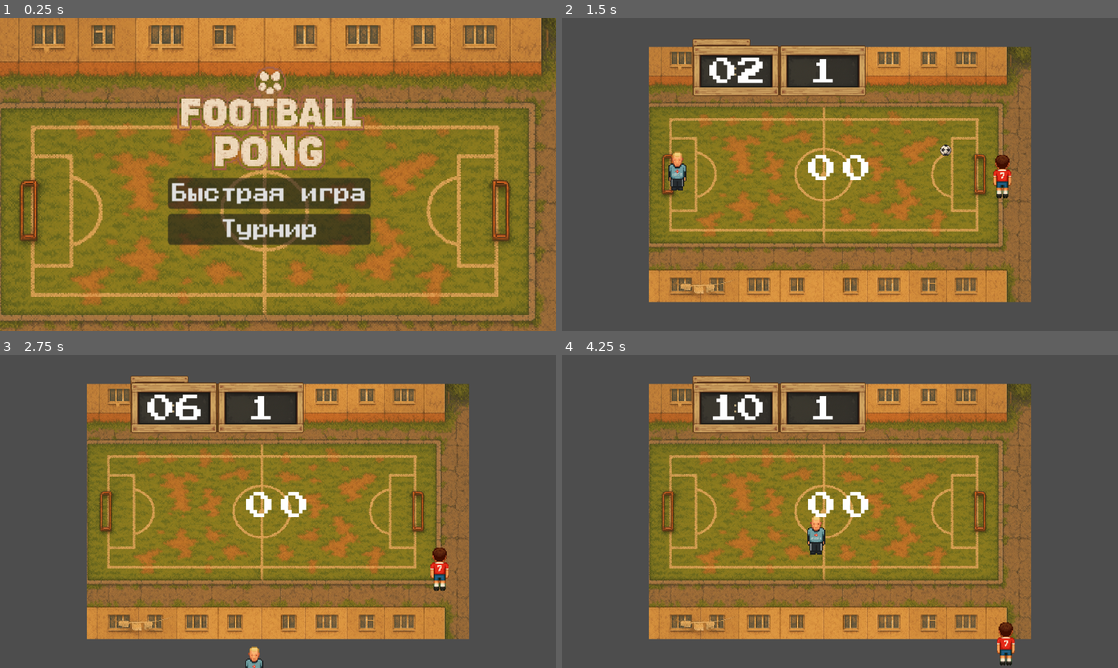
Above: before the commit, frames 1-4 (two rows, left to right).
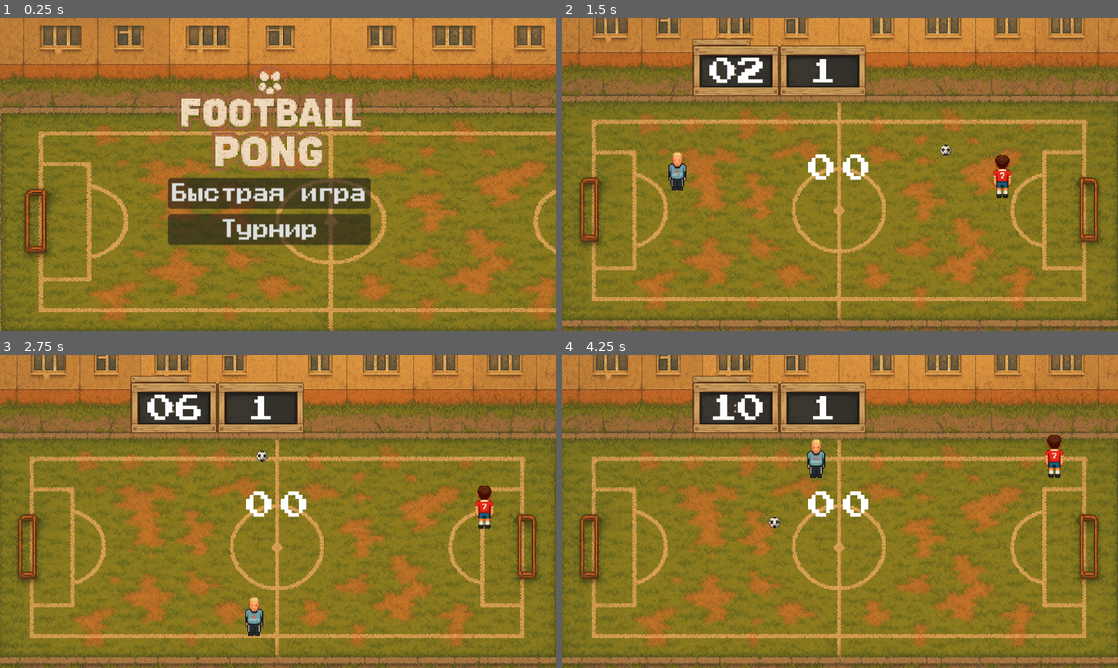
Above: after the commit, the same moments.

Repository: supervi5w4/footballpong
Game: Godot game, scene res://scenes/menu.tscn
The game is run twice, just before and just after one commit, with the same random seed, the same clock (stepped at 60 frames per second) and the same inputs.
Inputs:
- Up to frame 1 (0.25 s): no input
- Up to frame 2 (1.5 s): click "Быстрая игра" at 0.5 s; tap Enter (ui_accept) at 1.25 s; hold Right (ui_right) from 1.28 s (still down); tap R at 1.35 s
- Up to frame 3 (2.75 s): tap Enter (ui_accept) at 1.52, 2.27 s; release Right (ui_right) at 2.03 s; hold Down (ui_down) from 2.03 s (still down); tap I at 2.1 s
- Up to frame 4 (4.25 s): release Down (ui_down) at 2.78 s; hold Right (ui_right) 2.78-3.53 s; tap R at 2.85 s; hold Up (ui_up) from 3.53 s (still down); tap I at 3.6 s; tap Enter (ui_accept) at 3.77 s

The runs differ from the first frame. In frame 1, 42% of the frame differs, in the area x 0-100%, y 0-100%; in frame 2, 71%; in frame 3, 72%; in frame 4, 72%.

Commit message:
Add files via upload

Diff:
--- a/scenes/field_controller.gd
+++ b/scenes/field_controller.gd
@@ -28,14 +28,14 @@
 func _ready() -> void:
 	# Ждем один кадр, чтобы viewport был инициализирован
 	await get_tree().process_frame
-	_calculate_field_scale()
+	#_calculate_field_scale()
 
 func set_field_sprite(sprite: Sprite2D) -> void:
 	"""Устанавливает спрайт поля для управления"""
 	field_sprite = sprite
 	if field_sprite and field_sprite.texture:
 		_field_texture_size = field_sprite.texture.get_size()
-		_calculate_field_scale()
+		#_calculate_field_scale()
 
 func _notification(what: int) -> void:
 	"""Обработка системных уведомлений"""
--- a/scenes/game.gd
+++ b/scenes/game.gd
@@ -36,6 +36,16 @@
 const BASE_AI_PADDLE_POS := Vector2(1486, 529)
 
 # --- Узлы сцены ---
+#@onready var ball: RigidBody2D = $CanvasLayer/Ball
+#@onready var player_paddle: CharacterBody2D = $CanvasLayer/PlayerPaddle
+#@onready var ai_paddle: CharacterBody2D = $CanvasLayer/AiPaddle
+#@onready var field: Sprite2D = $CanvasLayer/Field
+#@onready var walls: Node2D = $CanvasLayer/Walls
+#@onready var goal_area_right: Area2D = $CanvasLayer/GoalAreaRight
+#@onready var goal_area_left: Area2D = $CanvasLayer/GoalAreaLeft
+#@onready var spawn_point: Marker2D = $CanvasLayer/SpawnPoint
+#@onready var field_controller: FieldController = $CanvasLayer/FieldController
+
 @onready var ball: RigidBody2D = $Ball
 @onready var player_paddle: CharacterBody2D = $PlayerPaddle
 @onready var ai_paddle: CharacterBody2D = $AiPaddle
@@ -56,6 +66,7 @@
 var _scale_factor: Vector2 = Vector2.ONE
 
 func _ready() -> void:
+	$Camera2D.make_current()
 	# Ждем один кадр для инициализации viewport
 	await get_tree().process_frame
 
@@ -65,11 +76,11 @@
 		field_controller.field_scaled.connect(_on_field_scaled)
 
 	# Вычисляем размеры viewport и масштаб
-	_calculate_viewport_scale()
+	#_calculate_viewport_scale()
 
 	# Позиционируем все элементы относительно нового размера
-	_position_field_elements()
-	_position_ui_elements()
+	#_position_field_elements()
+	#_position_ui_elements()
 
 	# Сбрасываем счёт в начале игры
 	Score.reset_score()
--- a/scenes/game.tscn
+++ b/scenes/game.tscn
@@ -21,157 +21,57 @@
 size = Vector2(1939, 323)
 
 [sub_resource type="RectangleShape2D" id="RectangleShape2D_lbhrr"]
-size = Vector2(68.5, 521.5)
+size = Vector2(68.5, 693.5)
 
 [sub_resource type="RectangleShape2D" id="RectangleShape2D_iywne"]
-size = Vector2(226, 517)
+size = Vector2(74, 680)
 
 [sub_resource type="RectangleShape2D" id="RectangleShape2D_p57ef"]
 size = Vector2(40, 187)
 
 [sub_resource type="RectangleShape2D" id="RectangleShape2D_u5sy4"]
-size = Vector2(40, 201.125)
+size = Vector2(40, 269.563)
 
 [sub_resource type="RectangleShape2D" id="RectangleShape2D_gee14"]
-size = Vector2(32.25, 179.75)
+size = Vector2(32.25, 266)
 
 [sub_resource type="RectangleShape2D" id="RectangleShape2D_0tnpc"]
-size = Vector2(32.25, 184)
+size = Vector2(32.25, 201)
 
 [sub_resource type="RectangleShape2D" id="RectangleShape2D_vtaks"]
-size = Vector2(24.5, 111.564)
+size = Vector2(24.5, 197)
 
 [node name="Game" type="Node2D"]
 script = ExtResource("1_gee14")
-
-[node name="FieldController" type="Node" parent="."]
-script = ExtResource("1_field_controller")
-
-[node name="Field" type="Sprite2D" parent="."]
-position = Vector2(1075, 717)
-scale = Vector2(1.4, 1.4)
-texture = ExtResource("1_uwrxv")
-
-[node name="Ball" parent="." instance=ExtResource("2_yqjtg")]
-position = Vector2(885, 528)
-rotation = -0.523598
-can_sleep = false
-
-[node name="Walls" type="Node2D" parent="."]
-
-[node name="WallTop" type="StaticBody2D" parent="Walls"]
-physics_material_override = ExtResource("3_iywne")
-
-[node name="CollisionShape2D" type="CollisionShape2D" parent="Walls/WallTop"]
-position = Vector2(956, 132)
-shape = SubResource("RectangleShape2D_yqjtg")
-
-[node name="WallBottom" type="StaticBody2D" parent="Walls"]
-physics_material_override = ExtResource("3_iywne")
-
-[node name="CollisionShape2D" type="CollisionShape2D" parent="Walls/WallBottom"]
-position = Vector2(959.5, 954.5)
-shape = SubResource("RectangleShape2D_lnu2h")
-
-[node name="WallLeft" type="StaticBody2D" parent="Walls"]
-physics_material_override = ExtResource("3_iywne")
-
-[node name="CollisionShape2D" type="CollisionShape2D" parent="Walls/WallLeft"]
-position = Vector2(33.75, 534.25)
-shape = SubResource("RectangleShape2D_lbhrr")
-
-[node name="WallRight" type="StaticBody2D" parent="Walls"]
-physics_material_override = ExtResource("3_iywne")
-
-[node name="CollisionShape2D" type="CollisionShape2D" parent="Walls/WallRight"]
-position = Vector2(1811, 532.5)
-shape = SubResource("RectangleShape2D_iywne")
-
-[node name="WallRight2" type="StaticBody2D" parent="Walls"]
-physics_material_override = ExtResource("3_iywne")
-
-[node name="CollisionShape2D" type="CollisionShape2D" parent="Walls/WallRight2"]
-position = Vector2(1677, 700.5)
-shape = SubResource("RectangleShape2D_p57ef")
-
-[node name="WallRight3" type="StaticBody2D" parent="Walls"]
-physics_material_override = ExtResource("3_iywne")
-
-[node name="CollisionShape2D" type="CollisionShape2D" parent="Walls/WallRight3"]
-position = Vector2(1679, 356.438)
-shape = SubResource("RectangleShape2D_u5sy4")
-
-[node name="WallLeft2" type="StaticBody2D" parent="Walls"]
-physics_material_override = ExtResource("3_iywne")
-
-[node name="CollisionShape2D" type="CollisionShape2D" parent="Walls/WallLeft2"]
-position = Vector2(85.875, 367.125)
-shape = SubResource("RectangleShape2D_gee14")
-
-[node name="WallLeft3" type="StaticBody2D" parent="Walls"]
-physics_material_override = ExtResource("3_iywne")
-
-[node name="CollisionShape2D" type="CollisionShape2D" parent="Walls/WallLeft3"]
-position = Vector2(86, 699)
-shape = SubResource("RectangleShape2D_0tnpc")
-
-[node name="PlayerPaddle" parent="." instance=ExtResource("4_lbhrr")]
-position = Vector2(276, 531)
-
-[node name="AiPaddle" parent="." instance=ExtResource("5_iywne")]
-position = Vector2(1486, 529)
-skill = 0.0
-behaviour_style = "defensive"
-ball_path = NodePath("../Ball")
-player_path = NodePath("../PlayerPaddle")
-
-[node name="GoalAreaRight" type="Area2D" parent="."]
-position = Vector2(1673.25, 531.5)
-script = ExtResource("6_u5sy4")
-is_right_goal = true
-
-[node name="CollisionShape2D" type="CollisionShape2D" parent="GoalAreaRight"]
-shape = SubResource("RectangleShape2D_vtaks")
-
-[node name="GoalAreaLeft" type="Area2D" parent="."]
-position = Vector2(93.3764, 532.241)
-script = ExtResource("6_u5sy4")
-
-[node name="CollisionShape2D" type="CollisionShape2D" parent="GoalAreaLeft"]
-shape = SubResource("RectangleShape2D_vtaks")
-
-[node name="GoalSound" type="AudioStreamPlayer" parent="."]
-stream = ExtResource("6_p57ef")
 
 [node name="UI" type="CanvasLayer" parent="."]
 
 [node name="ScoreboardBG" type="TextureRect" parent="UI"]
 light_mask = 4
 visibility_layer = 4
-anchors_preset = 8
-anchor_left = 0.5
-anchor_top = 0.5
-anchor_right = 0.5
-anchor_bottom = 0.5
-offset_left = -200.0
-offset_top = -50.0
-offset_right = 200.0
-offset_bottom = 50.0
+anchors_preset = -1
+anchor_left = 0.233333
+anchor_top = 0.0259259
+anchor_right = 0.34
+anchor_bottom = 0.215556
+offset_left = 312.0
+offset_top = 462.0
+offset_right = 507.2
+offset_bottom = 357.2
 grow_horizontal = 2
 grow_vertical = 2
 scale = Vector2(0.2, 0.2)
 texture = ExtResource("9_vtaks")
+metadata/_edit_use_anchors_ = true
 
 [node name="ScoreLeft" type="Label" parent="UI"]
-anchors_preset = 8
-anchor_left = 0.5
-anchor_top = 0.5
-anchor_right = 0.5
-anchor_bottom = 0.5
-offset_left = -100.0
-offset_top = -68.5
-offset_right = -20.0
-offset_bottom = 68.5
+anchors_preset = -1
+anchor_left = 0.442708
+anchor_top = 0.436574
+anchor_right = 0.494792
+anchor_bottom = 0.563426
+offset_left = 10.0
+offset_right = -10.0
 grow_horizontal = 2
 grow_vertical = 2
 theme_override_fonts/font = ExtResource("10_kvpfn")
@@ -179,20 +79,19 @@
 text = "0"
 
 [node name="ScoreRight" type="Label" parent="UI"]
-anchors_preset = 8
-anchor_left = 0.5
-anchor_top = 0.5
-anchor_right = 0.5
-anchor_bottom = 0.5
-offset_left = 20.0
-offset_top = -68.5
-offset_right = 100.0
-offset_bottom = 68.5
+anchors_preset = -1
+anchor_left = 0.505208
+anchor_top = 0.436574
+anchor_right = 0.557292
+anchor_bottom = 0.563426
+offset_left = 10.0001
+offset_right = -10.0
 grow_horizontal = 2
 grow_vertical = 2
 theme_override_fonts/font = ExtResource("10_kvpfn")
 theme_override_font_sizes/font_size = 100
 text = "0"
+metadata/_edit_use_anchors_ = true
 
 [node name="TimeScoreboard" parent="UI" instance=ExtResource("14_timer")]
 anchors_preset = 8
@@ -231,9 +130,113 @@
 offset_right = 20.0
 offset_bottom = 11.5
 
+[node name="FieldController" type="Node" parent="."]
+script = ExtResource("1_field_controller")
+
+[node name="Field" type="Sprite2D" parent="."]
+position = Vector2(1046, 663)
+scale = Vector2(1.375, 1.375)
+texture = ExtResource("1_uwrxv")
+
+[node name="Ball" parent="." instance=ExtResource("2_yqjtg")]
+position = Vector2(885, 528)
+rotation = -0.523598
+can_sleep = false
+
+[node name="Walls" type="Node2D" parent="."]
+
+[node name="WallTop" type="StaticBody2D" parent="Walls"]
+physics_material_override = ExtResource("3_iywne")
+
+[node name="CollisionShape2D" type="CollisionShape2D" parent="Walls/WallTop"]
+position = Vector2(956, 132)
+shape = SubResource("RectangleShape2D_yqjtg")
+
+[node name="WallBottom" type="StaticBody2D" parent="Walls"]
+physics_material_override = ExtResource("3_iywne")
+
+[node name="CollisionShape2D" type="CollisionShape2D" parent="Walls/WallBottom"]
+position = Vector2(967, 1133)
+shape = SubResource("RectangleShape2D_lnu2h")
+
+[node name="WallLeft" type="StaticBody2D" parent="Walls"]
+physics_material_override = ExtResource("3_iywne")
+
+[node name="CollisionShape2D" type="CollisionShape2D" parent="Walls/WallLeft"]
+position = Vector2(33.75, 620.25)
+shape = SubResource("RectangleShape2D_lbhrr")
+
+[node name="WallRight" type="StaticBody2D" parent="Walls"]
+physics_material_override = ExtResource("3_iywne")
+
+[node name="CollisionShape2D" type="CollisionShape2D" parent="Walls/WallRight"]
+position = Vector2(1887, 619)
+shape = SubResource("RectangleShape2D_iywne")
+
+[node name="WallRight2" type="StaticBody2D" parent="Walls"]
+physics_material_override = ExtResource("3_iywne")
+
+[node name="CollisionShape2D" type="CollisionShape2D" parent="Walls/WallRight2"]
+position = Vector2(1818, 866)
+shape = SubResource("RectangleShape2D_p57ef")
+
+[node name="WallRight3" type="StaticBody2D" parent="Walls"]
+physics_material_override = ExtResource("3_iywne")
+
+[node name="CollisionShape2D" type="CollisionShape2D" parent="Walls/WallRight3"]
+position = Vector2(1816, 416)
+shape = SubResource("RectangleShape2D_u5sy4")
+
+[node name="WallLeft2" type="StaticBody2D" parent="Walls"]
+physics_material_override = ExtResource("3_iywne")
+
+[node name="CollisionShape2D" type="CollisionShape2D" parent="Walls/WallLeft2"]
+position = Vector2(85.875, 413)
+shape = SubResource("RectangleShape2D_gee14")
+
+[node name="WallLeft3" type="StaticBody2D" parent="Walls"]
+physics_material_override = ExtResource("3_iywne")
+
+[node name="CollisionShape2D" type="CollisionShape2D" parent="Walls/WallLeft3"]
+position = Vector2(86, 867.5)
+shape = SubResource("RectangleShape2D_0tnpc")
+
+[node name="PlayerPaddle" parent="." instance=ExtResource("4_lbhrr")]
+position = Vector2(276, 531)
+
+[node name="AiPaddle" parent="." instance=ExtResource("5_iywne")]
+position = Vector2(1486, 529)
+skill = 0.0
+behaviour_style = "defensive"
+ball_path = NodePath("../Ball")
+player_path = NodePath("../PlayerPaddle")
+
+[node name="GoalAreaRight" type="Area2D" parent="."]
+position = Vector2(1673.25, 531.5)
+script = ExtResource("6_u5sy4")
+is_right_goal = true
+
+[node name="CollisionShape2D" type="CollisionShape2D" parent="GoalAreaRight"]
+position = Vector2(143.75, 130.5)
+shape = SubResource("RectangleShape2D_vtaks")
+
+[node name="GoalAreaLeft" type="Area2D" parent="."]
+position = Vector2(93.3764, 532.241)
+script = ExtResource("6_u5sy4")
+
+[node name="CollisionShape2D" type="CollisionShape2D" parent="GoalAreaLeft"]
+position = Vector2(-6.3764, 120.259)
+shape = SubResource("RectangleShape2D_vtaks")
+
+[node name="GoalSound" type="AudioStreamPlayer" parent="."]
+stream = ExtResource("6_p57ef")
+
 [node name="SpawnPoint" type="Marker2D" parent="."]
 position = Vector2(880, 529)
 gizmo_extents = 19.0
 
+[node name="Camera2D" type="Camera2D" parent="."]
+anchor_mode = 0
+
 [connection signal="body_entered" from="GoalAreaRight" to="GoalAreaRight" method="_on_body_entered"]
 [connection signal="body_entered" from="GoalAreaLeft" to="GoalAreaLeft" method="_on_body_entered"]
--- a/scenes/menu.tscn
+++ b/scenes/menu.tscn
@@ -15,26 +15,29 @@
 script = ExtResource("1_mhnvy")
 
 [node name="Bg" type="TextureRect" parent="."]
-layout_mode = 0
-offset_right = 1536.0
-offset_bottom = 1024.0
+layout_mode = 1
+anchors_preset = 15
+anchor_right = 1.0
+anchor_bottom = 1.0
+grow_horizontal = 2
+grow_vertical = 2
 scale = Vector2(1.3, 1.3)
 texture = ExtResource("2_mhnvy")
 
 [node name="VBoxContainer" type="VBoxContainer" parent="."]
 layout_mode = 1
-anchors_preset = 8
-anchor_left = 0.5
-anchor_top = 0.5
-anchor_right = 0.5
-anchor_bottom = 0.5
-offset_left = -380.0
-offset_top = 12.0
-offset_right = -180.0
-offset_bottom = 64.0
+anchors_preset = -1
+anchor_left = 0.302083
+anchor_top = 0.511111
+anchor_right = 0.666667
+anchor_bottom = 0.724744
+offset_top = -6.10352e-05
+offset_right = -500.0
+offset_bottom = -178.724
 grow_horizontal = 2
 grow_vertical = 2
 scale = Vector2(3.5, 4.437)
+metadata/_edit_use_anchors_ = true
 
 [node name="PlayBtn" type="Button" parent="VBoxContainer"]
 unique_name_in_owner = true
@@ -51,17 +54,16 @@
 [node name="menu_logo" type="TextureRect" parent="."]
 clip_contents = true
 layout_mode = 1
-anchors_preset = 6
-anchor_left = 1.0
-anchor_top = 0.5
-anchor_right = 1.0
-anchor_bottom = 0.5
-offset_left = -1346.0
-offset_top = -541.0
-offset_right = -322.0
-offset_bottom = 483.0
+anchors_preset = -1
+anchor_left = 0.298958
+anchor_top = -0.000925926
+anchor_right = 0.672292
+anchor_bottom = 0.662778
+offset_right = 307.2
+offset_bottom = 307.2
 grow_horizontal = 0
 grow_vertical = 2
 scale = Vector2(0.7, 0.7)
 mouse_filter = 2
 texture = ExtResource("1_con2f")
+metadata/_edit_use_anchors_ = true
